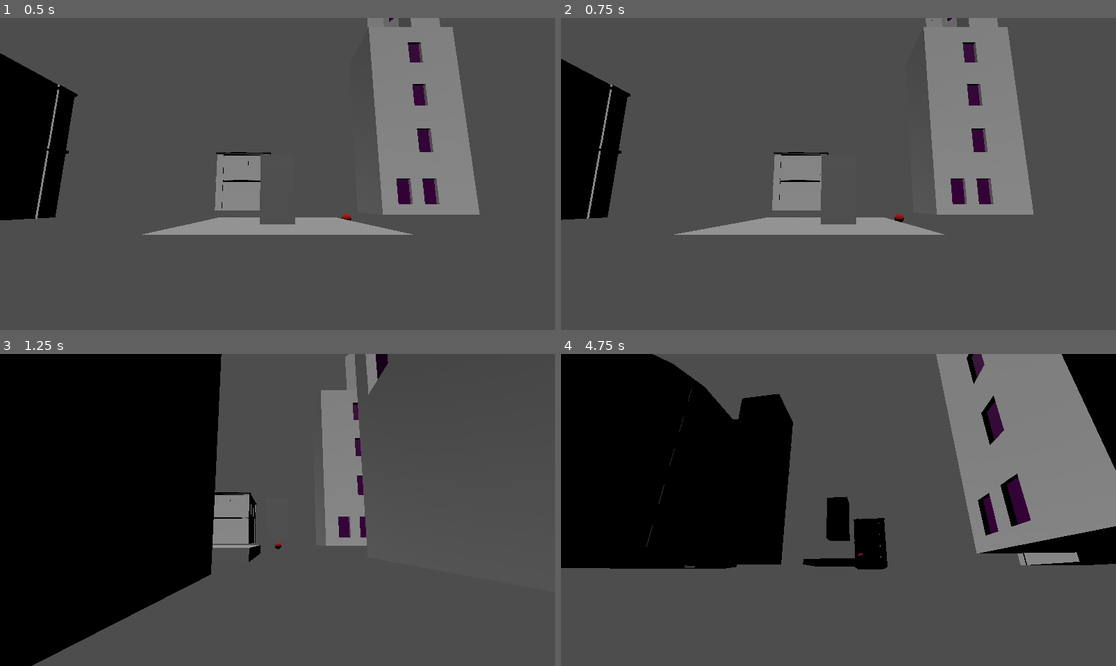
Above: before the commit, frames 1-4 (two rows, left to right).
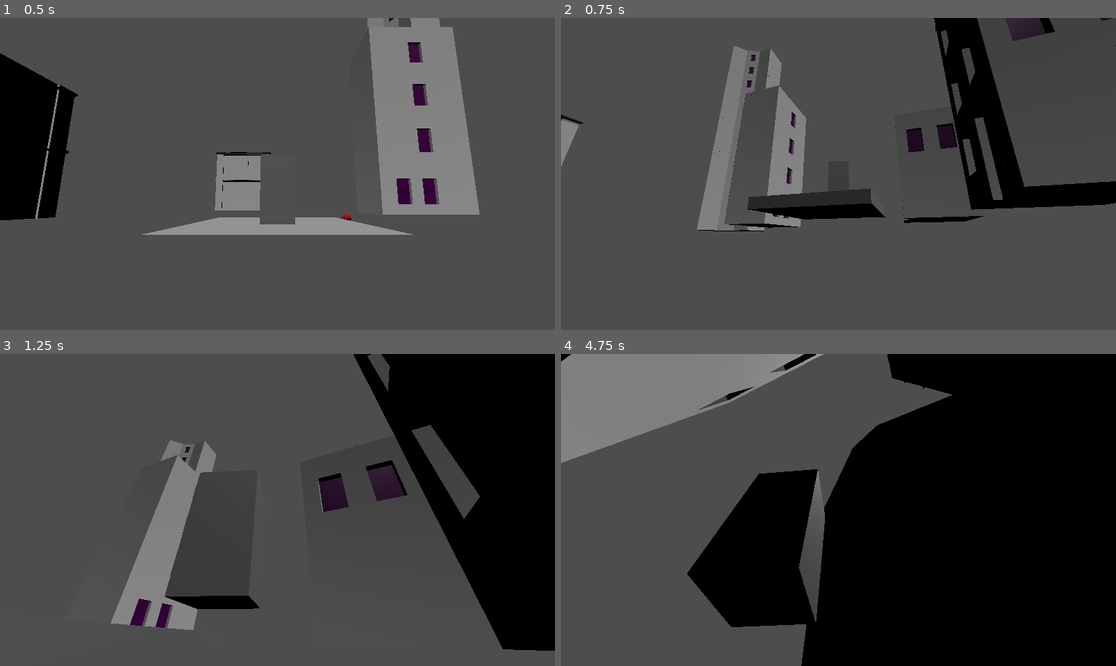
Above: after the commit, the same moments.

Repository: Paladinking/Trekorn
Game: Godot game, scene res://ScenesAndScripts/main.tscn
Same seed, same stepped clock (60 frames per second), same inputs: the game is played once before the commit and once after it.
Inputs (mouse positions are in pixels of both pictures, inside the frame that each line leads up to):
- Up to frame 1 (0.5 s): no input
- Up to frame 2 (0.75 s): tap Enter at 0.5 s; move the mouse to (960, 158) at 0.52 s; press the mouse at (960, 158) at 0.53 s; hold D (go_right) from 0.53 s (still down)
- Up to frame 3 (1.25 s): keep holding D (go_right); tap Space (jump) at 0.77, 1.07 s; tap P at 0.8 s
- Up to frame 4 (4.75 s): move the mouse to (727, 525) at 1.27 s; release D (go_right) at 1.28 s; release the mouse at (727, 525) at 1.28 s; hold S (go_backward) 1.28-2.03 s; tap P at 1.35, 3.05 s; tap Space (jump) at 1.52, 1.55, 1.82, 3.02, 3.32, 3.77, 3.8, 4.07, 4.52 s; move the mouse to (894, 441) at 2.02 s; hold D (go_right) 2.03-2.78 s; hold Space (jump) 2.03-2.78 s; click (894, 441) at 2.3 s; move the mouse to (810, 572) at 2.77 s; hold W (go_forward) 2.78-3.53 s; tap Up (look_down) at 2.85 s; move the mouse to (1005, 556) at 3.52 s; hold Left (look_left) 3.53-4.28 s; hold A (go_left) from 3.53 s (still down); move the mouse to (672, 463) at 4.27 s; tap Right (look_right) at 4.35 s; click (672, 463) at 4.55 s

Frame 1 is identical in both runs. In frame 2, 25% of the frame differs, in the area x 0-100%, y 0-70%; in frame 3, 61%; in frame 4, 73%, in the area x 0-100%, y 0-100%.

Commit message:
Shoulder cam

Diff:
--- a/ScenesAndScripts/Characters/player.gd
+++ b/ScenesAndScripts/Characters/player.gd
@@ -17,6 +17,7 @@
 #const CAMERA_MOVE_SPEED = 5
 const CAMERA_MOVE_SPEED = 2.5
 const CAMERA_MAX_DISTANCE = 10
+const SHOULDER_MAX_DISTANCE = 3
 var camera_target_position = Vector3(0, 1.5, 0)
 const CAMERA_WALL_SAFETY_DIST = 1
 var camera_angle_y = 0
@@ -25,6 +26,7 @@
 const CAMERA_ANGLE_X_MIN = deg_to_rad(45)
 
 var shoot_cooldown: float = 0.0
+var shoulder_cam: bool = false
 
 # Get the gravity from the project settings to be synced with RigidBody nodes.
 var gravity = ProjectSettings.get_setting("physics/3d/default_gravity")
@@ -52,7 +54,7 @@
 	elif Input.is_action_pressed("slow"):
 		current_speed *= SLOW_DOWN_MULT
 	velocity = velocity.move_toward(direction * current_speed, delta * current_acceleration)
-	if not direction.is_zero_approx():
+	if not direction.is_zero_approx() and not shoulder_cam:
 		$Model.rotation.y = -Vector3(velocity.x, 0, velocity.z).signed_angle_to(Vector3.FORWARD, Vector3.UP)
 
 	if is_on_wall_only():
@@ -82,7 +84,8 @@
 			last_collision_direction = direction
 		velocity += last_collision_direction * JUMP_VELOCITY
 		velocity.y = JUMP_VELOCITY
-		$Model.rotation.y = -Vector3(velocity.x, 0, velocity.z).signed_angle_to(Vector3.RIGHT, Vector3.UP)
+		if not shoulder_cam:
+			$Model.rotation.y = -Vector3(velocity.x, 0, velocity.z).signed_angle_to(Vector3.RIGHT, Vector3.UP)
 
 	if not is_on_floor():
 		velocity.y -= gravity * delta
@@ -116,28 +119,42 @@
 
 	#var rot_y = CAMERA_POSITION.rotated(Vector3.UP, camera_angle_y)
 	#$Camera.position = rot_y.rotated(Vector3.UP.cross(rot_y).normalized(), camera_angle_x)
+	var max_dist = CAMERA_MAX_DISTANCE
+	if shoulder_cam:
+		max_dist = SHOULDER_MAX_DISTANCE
+		$CameraRay.position = Vector3(0.8, 1.5, 0).rotated(Vector3.UP, $Model.rotation.y)
+		camera_target_position = Vector3(0.8, 1.5, 0).rotated(Vector3.UP, $Model.rotation.y)
+	else:
+		$CameraRay.position = Vector3(0, 1.5, 0)
+		camera_target_position = Vector3(0, 1.5, 0)
+
 	var camera_position = Vector3(
 		sin(camera_angle_x) * sin(camera_angle_y),
 		-cos(camera_angle_x),
 		sin(camera_angle_x) * cos(camera_angle_y)
-	) * CAMERA_MAX_DISTANCE
+	) * max_dist
+	if shoulder_cam:
+		camera_position += Vector3(1, 0, 0).rotated(Vector3.UP, $Model.rotation.y)
 	$Camera.position = camera_position
 	$Camera.look_at(global_position + camera_target_position)
 	$CameraRay.target_position = camera_position
 
 	if $CameraRay.is_colliding():
 		var camera_ray_collision_distance = $CameraRay.position.distance_to($CameraRay.get_collision_point() - $CameraRay.global_position + $CameraRay.position)
-		if camera_ray_collision_distance < CAMERA_MAX_DISTANCE:
-			var to_move_camera = CAMERA_MAX_DISTANCE - camera_ray_collision_distance
-			to_move_camera += CAMERA_WALL_SAFETY_DIST * (1 - (CAMERA_MAX_DISTANCE - (to_move_camera + CAMERA_WALL_SAFETY_DIST)) / CAMERA_MAX_DISTANCE)
+		if camera_ray_collision_distance < max_dist:
+			var to_move_camera = max_dist - camera_ray_collision_distance
+			to_move_camera += CAMERA_WALL_SAFETY_DIST * (1 - (max_dist - (to_move_camera + CAMERA_WALL_SAFETY_DIST)) / max_dist)
 			$Camera.position = $Camera.position.move_toward(camera_target_position, to_move_camera)
 
-			if CAMERA_MAX_DISTANCE - to_move_camera < CAMERA_WALL_SAFETY_DIST:
+			if max_dist - to_move_camera < CAMERA_WALL_SAFETY_DIST:
 				$Model.hide()
 			elif not $Model.is_visible_in_tree():
 				$Model.show()
 	elif not $Model.is_visible_in_tree():
 		$Model.show()
+
+	if shoulder_cam:
+		$Model.rotation.y = camera_angle_y
 
 	if Input.is_action_pressed("shoot") and shoot_cooldown <= 0:
 		var b = bullet.instantiate()
@@ -149,9 +166,11 @@
 	shoot_cooldown -= delta
 
 #var p = false
+func _input(event):
+	if event is InputEventMouseMotion:
+		camera_angle_x += event.relative.y / 200
+		camera_angle_y -= event.relative.x / 200
 
 func _unhandled_key_input(event):
-	#if event.is_pressed() and event.physical_keycode == KEY_P:
-		#p = !p
-		#print(p)
-	pass
+	if event.is_pressed() and event.physical_keycode == KEY_P:
+		shoulder_cam = not shoulder_cam
--- a/ScenesAndScripts/main.gd
+++ b/ScenesAndScripts/main.gd
@@ -3,13 +3,12 @@
 
 # Called when the node enters the scene tree for the first time.
 func _ready():
-	pass
+	Input.mouse_mode = Input.MOUSE_MODE_CAPTURED
 
 
 # Called every frame. 'delta' is the elapsed time since the previous frame.
 func _process(delta):
 	pass
-
 
 func _unhandled_key_input(event):
 	if event.is_pressed() and event.physical_keycode == KEY_F:
--- a/project.godot
+++ b/project.godot
@@ -20,7 +20,6 @@
 [display]
 
 window/size/mode=4
-mouse_cursor/custom_image="res://Assets/Images/MouseCursor.png"
 
 [dotnet]
 
@@ -92,3 +91,8 @@
 "events": [Object(InputEventKey,"resource_local_to_scene":false,"resource_name":"","device":-1,"window_id":0,"alt_press …(182 unchanged characters)…
 ]
 }
+shoot={
+"deadzone": 0.5,
+"events": [Object(InputEventMouseButton,"resource_local_to_scene":false,"resource_name":"","device":-1,"window_id":0,"alt_pressed":false,"shift_pressed":false,"ctrl_pressed":false,"meta_pressed":false,"button_mask":0,"position":Vector2(0, 0),"global_position":Vector2(0, 0),"factor":1.0,"button_index":1,"canceled":false,"pressed":false,"double_click":false,"script":null)
+]
+}
